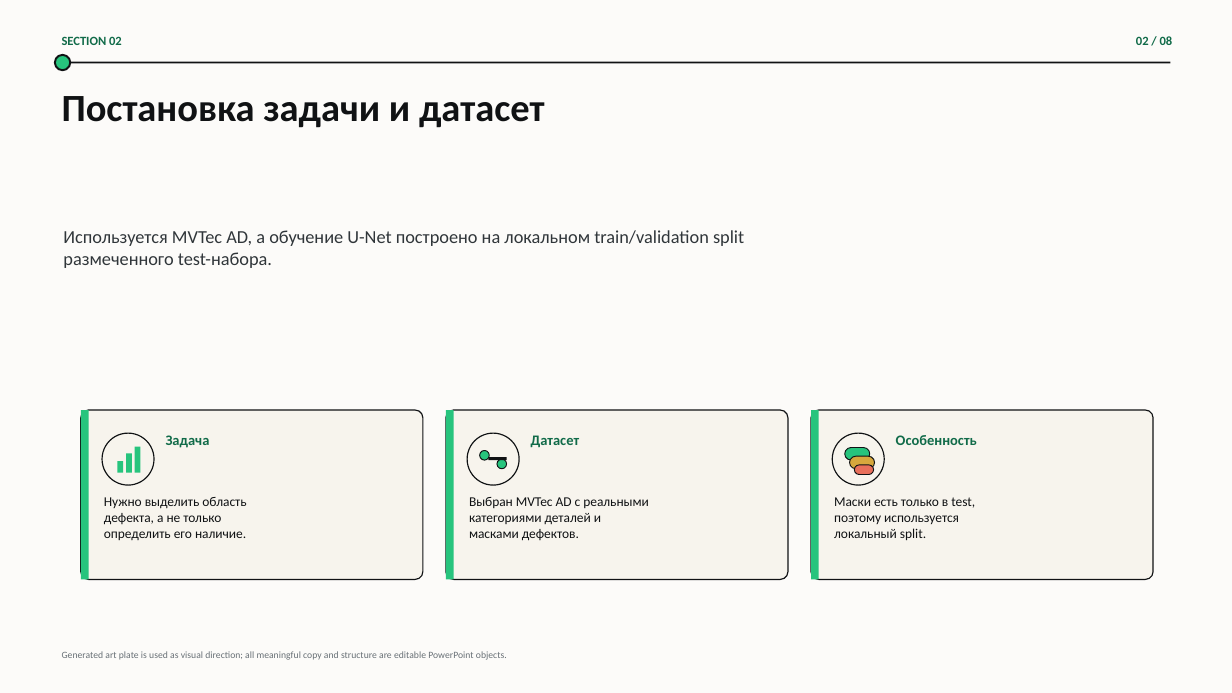
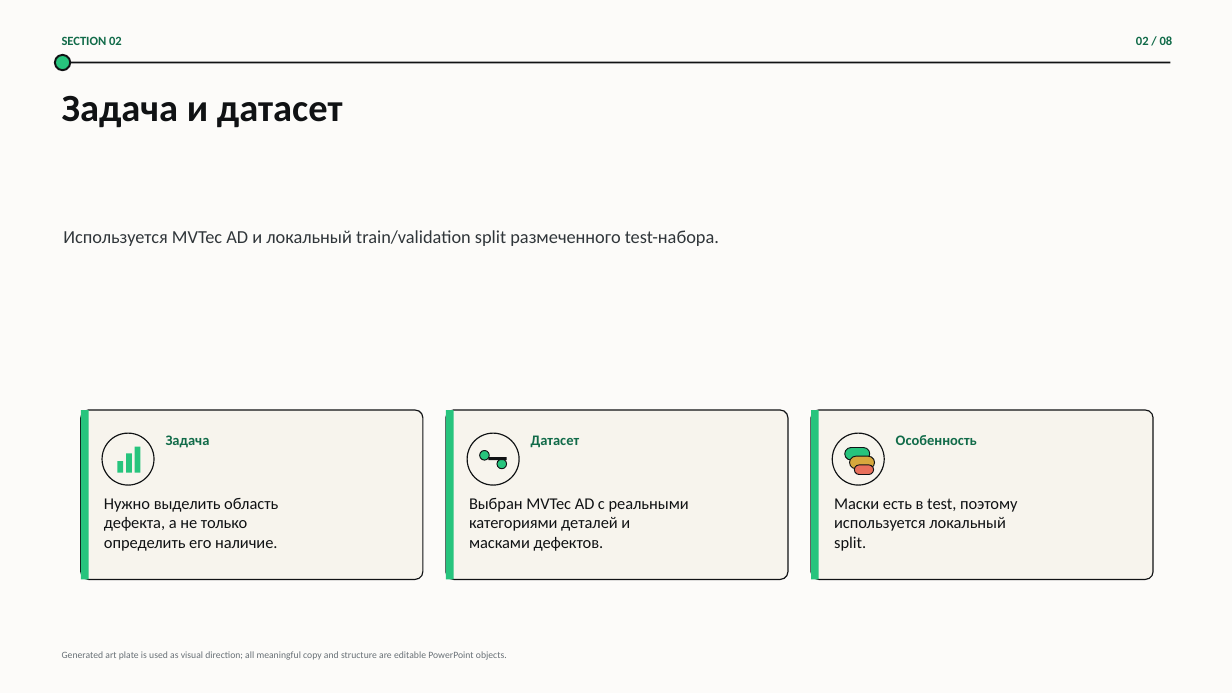
Before and after one commit to rvaleev2016-eng/conveyor-defect-detection, a slide deck: slide 2 of docs/presentation/conveyor_defect_detection_presentation.pptx. Drawn at 1232x693 pixels with LibreOffice and Linux fonts; fonts in the diff are those of the drawing; background and template pictures are left out. Boxes give left, top, right and bottom in pixels: in the first picture for what was removed or moved away, otherwise in the second. Text is boxed around its words. In the diff, an @@ line names an element or a change of style, - is before the commit and + after.

```diff
--- a/docs/presentation/conveyor_defect_detection_presentation.pptx
+++ b/docs/presentation/conveyor_defect_detection_presentation.pptx
@@ text at (x1=62, y1=95, x2=343, y2=128): text changed @@
-Постановка задачи и датасет
+Задача и датасет
@@ text at (x1=63, y1=230, x2=719, y2=246): text changed @@
-Используется MVTec AD, а обучение U-Net построено на локальном train/validation split размеченного test-набора.
+Используется MVTec AD и локальный train/validation split размеченного test-набора.
@@ text "Нужно выделить область" at (x1=104, y1=498, x2=278, y2=551): size 10.5 to 12.8 pt @@
@@ text "Выбран MVTec AD с реальными" at (x1=469, y1=498, x2=689, y2=551): size 10.5 to 12.8 pt @@
@@ text at (x1=834, y1=498, x2=1017, y2=551): text changed; size 10.5 to 12.8 pt @@
-Маски есть только в test,
-поэтому используется
-локальный split.
+Маски есть в test, поэтому
+используется локальный
+split.
```
Also in this commit, not shown: 7 other slides changed.
